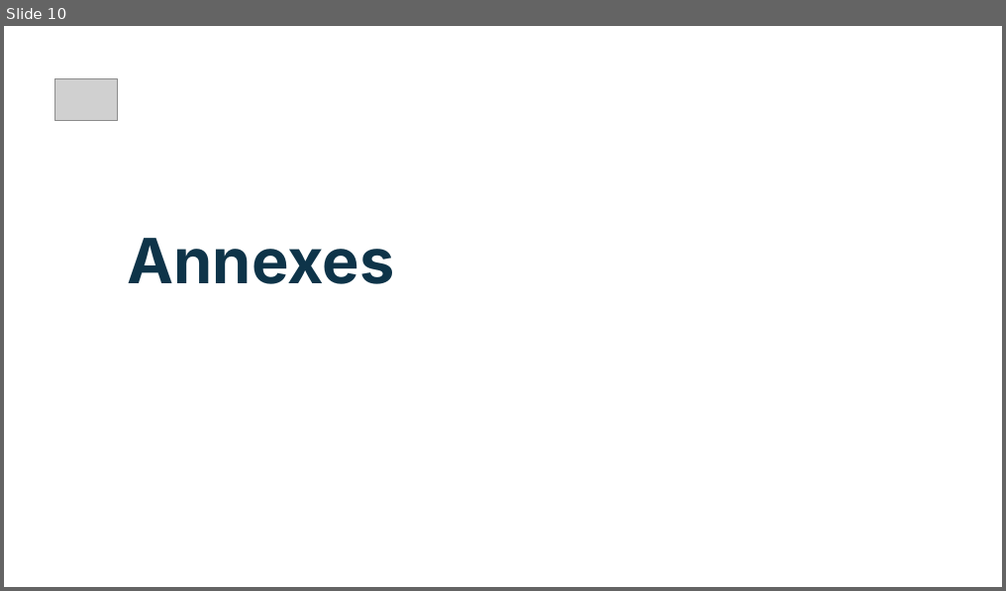
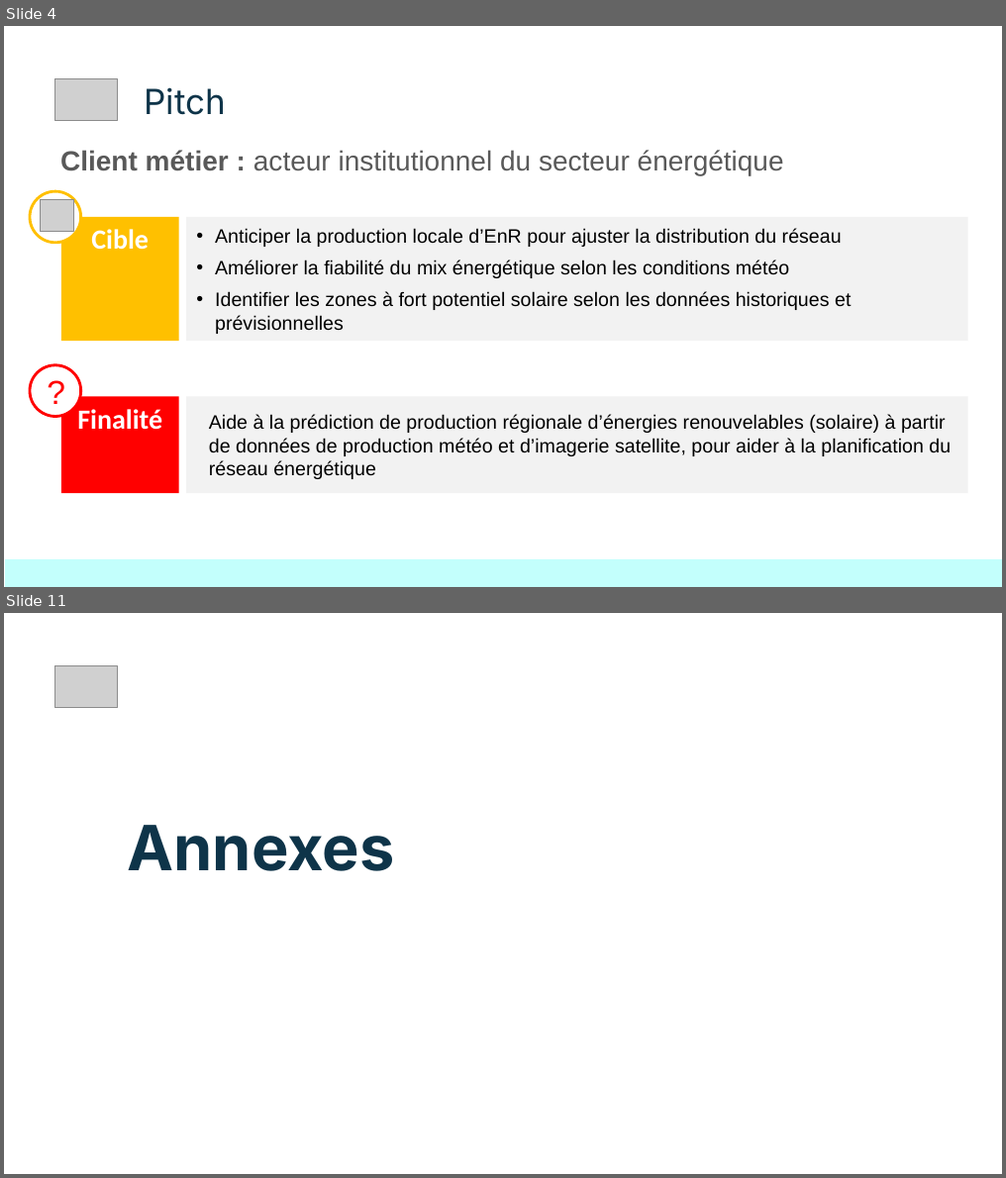
Before and after one commit to Sheikoh/REnergies_efficiency_prediction, a slide deck: presentation/dsfs_ft_35_Projet_REnergies_efficiency_prediction.pptx. Shown one above the other, each under a label of ours: slide 10 before the commit, slides 4 and 11 after it; the slides between them are not shown. The pictures are 1006x591 and 1006x1178 pixels, drawn with LibreOffice and Linux fonts; fonts in the diff are those of the drawing; grey boxes stand for pictures. Boxes give left, top, right and bottom in pixels: in the first picture for what was removed or moved away, otherwise in the second. Text is boxed around its words. In the diff, an @@ line names an element or a change of style, - is before the commit and + after.

```diff
--- a/presentation/dsfs_ft_35_Projet_REnergies_efficiency_prediction.pptx
+++ b/presentation/dsfs_ft_35_Projet_REnergies_efficiency_prediction.pptx
@@ slide 4 added at (4,26,1002,587), background #FFFFFF @@
@@ picture added at (54,78,118,121) @@
@@ title added at (145,87,227,115), 25 pt, text #0E3449 @@
+Pitch
@@ text added at (60,150,784,175), 20 pt, text #595959 @@
+Client métier : acteur institutionnel du secteur énergétique
@@ ellipse added at (30,191,81,243), fill #FFFFFF, outline #FFC000 2 pt @@
@@ picture added at (40,199,74,232) @@
@@ rectangle added at (60,217,178,341), fill #FFC000, 20 pt, text #FFFFFF, bold @@
+Cible
@@ rectangle added at (186,217,968,341), fill #F2F2F2, 14 pt, text #000000 @@
+• Anticiper la production locale d’EnR pour ajuster la distribution du réseau
+• Améliorer la fiabilité du mix énergétique selon les conditions météo
+• Identifier les zones à fort potentiel solaire selon les données historiques et prévisionnelles
@@ ellipse added at (30,366,81,416), fill #FFFFFF, outline #FF0000 2 pt, 24 pt, text #FF0000 @@
+?
@@ rectangle added at (60,396,178,493), fill #FF0000, 20 pt, text #FFFFFF, bold @@
+Finalité
@@ rectangle added at (186,396,968,493), fill #F2F2F2, 14 pt, text #000000 @@
+Aide à la prédiction de production régionale d’énergies renouvelables (solaire) à partir de données de production météo et d’imagerie satellite, pour aider à la planification du réseau énergétique
@@ rectangle added at (5,560,1002,586), fill #C3FFFC @@
@@ what was slide 10 is now slide 11 @@
```
Also in this commit, not shown: 9 slides changed, 2 other slides added, 2 slides removed, 2 other files.
